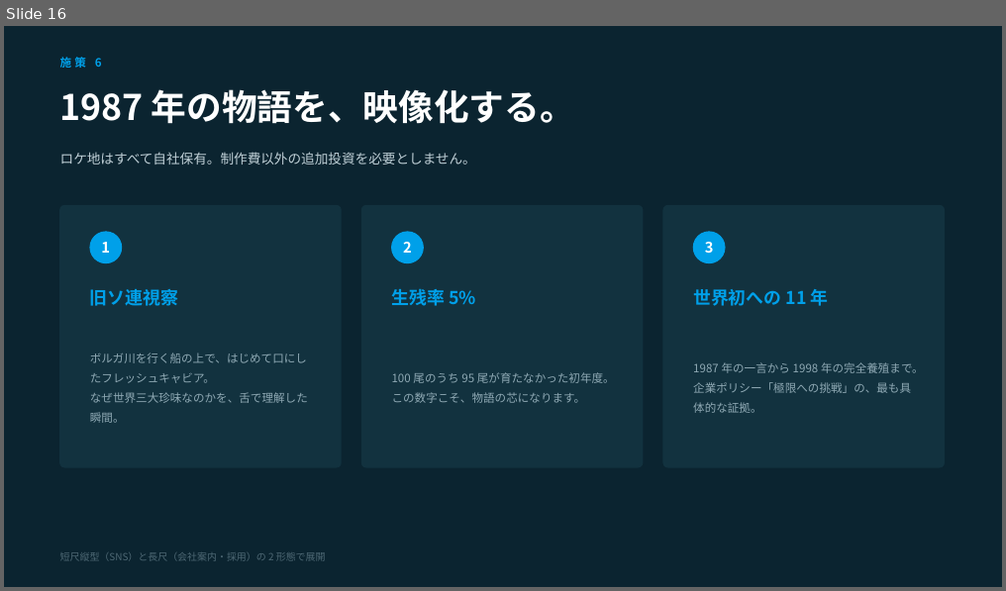
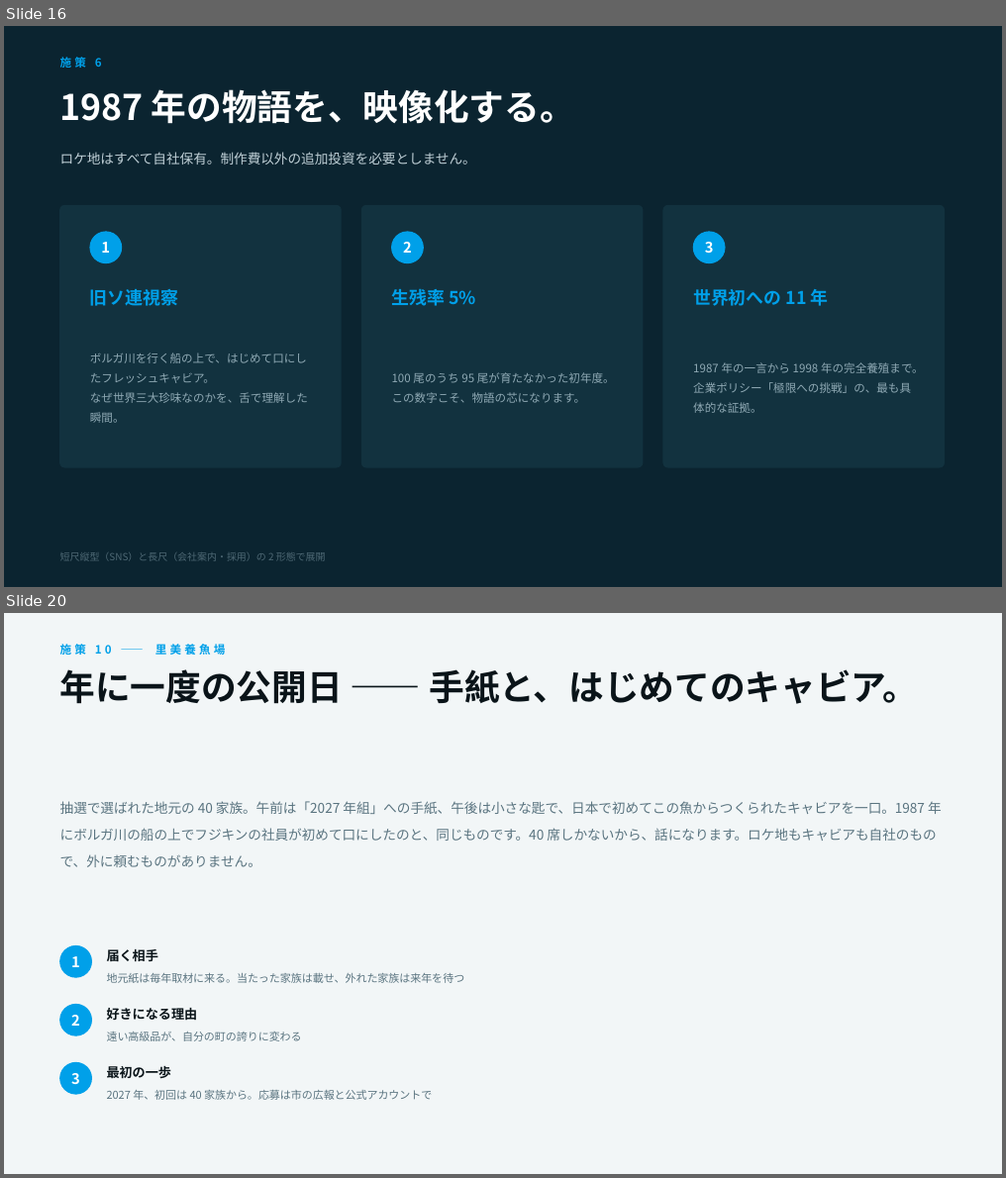
Before and after one commit to Don-BP/fuji_famous, a slide deck: Fujie_Creative/05_submission/フジィは実在する_企画書.pptx. Shown one above the other, each under a label of ours: slide 16 before the commit, slides 16 and 20 after it; the slides between them are not shown. The pictures are 1006x591 and 1006x1178 pixels, drawn with LibreOffice and Linux fonts; fonts in the diff are those of the drawing. Boxes give left, top, right and bottom in pixels: in the first picture for what was removed or moved away, otherwise in the second. Text is boxed around its words. In the diff, an @@ line names an element or a change of style, - is before the commit and + after.

```diff
--- a/Fujie_Creative/05_submission/フジィは実在する_企画書.pptx
+++ b/Fujie_Creative/05_submission/フジィは実在する_企画書.pptx
@@ slide 20 added at box(4, 613, 1002, 1174), background #F2F6F7 @@
@@ text added at box(60, 642, 225, 658), 11 pt, text #00A0E9, bold @@
+施策 10 ―― 里美養魚場
@@ text added at box(60, 669, 918, 704), 34 pt, text #0A1419, bold @@
+年に一度の公開日 ―― 手紙と、はじめてのキャビア。
@@ text added at box(60, 801, 942, 867), 13 pt, text #5A7480 @@
+抽選で選ばれた地元の 40 家族。午前は「2027 年組」への手紙、午後は小さな匙で、日本で初めてこの魚からつくられたキャビアを一口。1987 年にボルガ川の船の上でフジキンの社員が初めて口にしたのと、同じものです。40 席しかないから、話になります。ロケ地もキャビアも自社のもので、外に頼むものがありません。
@@ ellipse added at box(60, 947, 91, 977), fill #00A0E9, outline #00A0E9 1 pt @@
@@ text added at box(71, 957, 80, 967), 14 pt, text #FFFFFF, bold @@
+1
@@ text added at box(107, 950, 158, 961), 12.5 pt, text #0A1419, bold @@
+届く相手
@@ text added at box(107, 973, 465, 983), 10.5 pt, text #5A7480 @@
+地元紙は毎年取材に来る。当たった家族は載せ、外れた家族は来年を待つ
@@ ellipse added at box(60, 1004, 91, 1036), fill #00A0E9, outline #00A0E9 1 pt @@
@@ text added at box(71, 1015, 80, 1026), 14 pt, text #FFFFFF, bold @@
+2
@@ text added at box(107, 1008, 198, 1020), 12.5 pt, text #0A1419, bold @@
+好きになる理由
@@ text added at box(107, 1032, 302, 1042), 10.5 pt, text #5A7480 @@
+遠い高級品が、自分の町の誇りに変わる
@@ ellipse added at box(60, 1062, 91, 1094), fill #00A0E9, outline #00A0E9 1 pt @@
@@ text added at box(71, 1073, 80, 1084), 14 pt, text #FFFFFF, bold @@
+3
@@ text added at box(107, 1066, 172, 1079), 12.5 pt, text #0A1419, bold @@
+最初の一歩
@@ text added at box(107, 1090, 432, 1100), 10.5 pt, text #5A7480 @@
+2027 年、初回は 40 家族から。応募は市の広報と公式アカウントで
```
Also in this commit, not shown: 1 slide changed, 4 other slides added, 7 other files.
